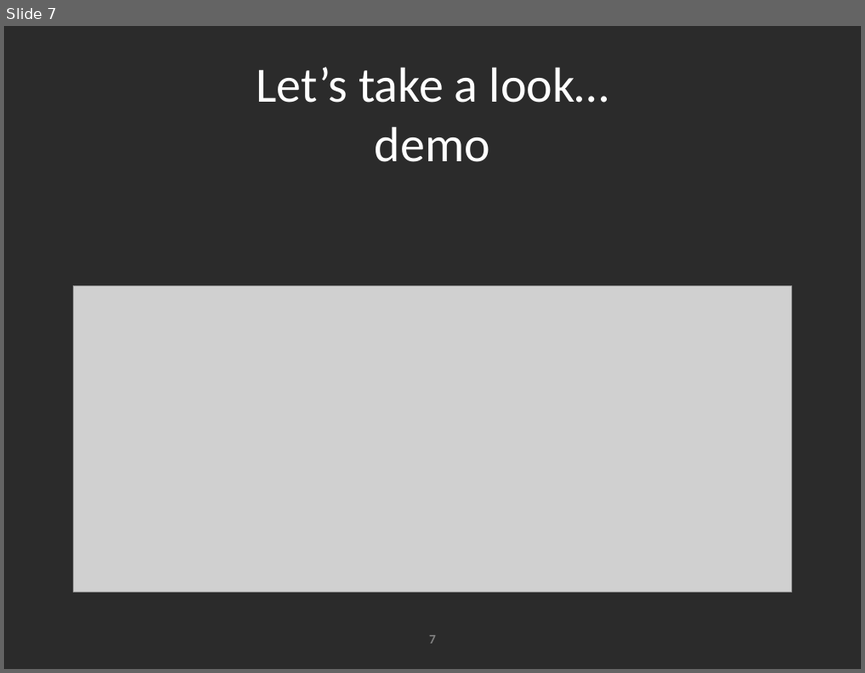
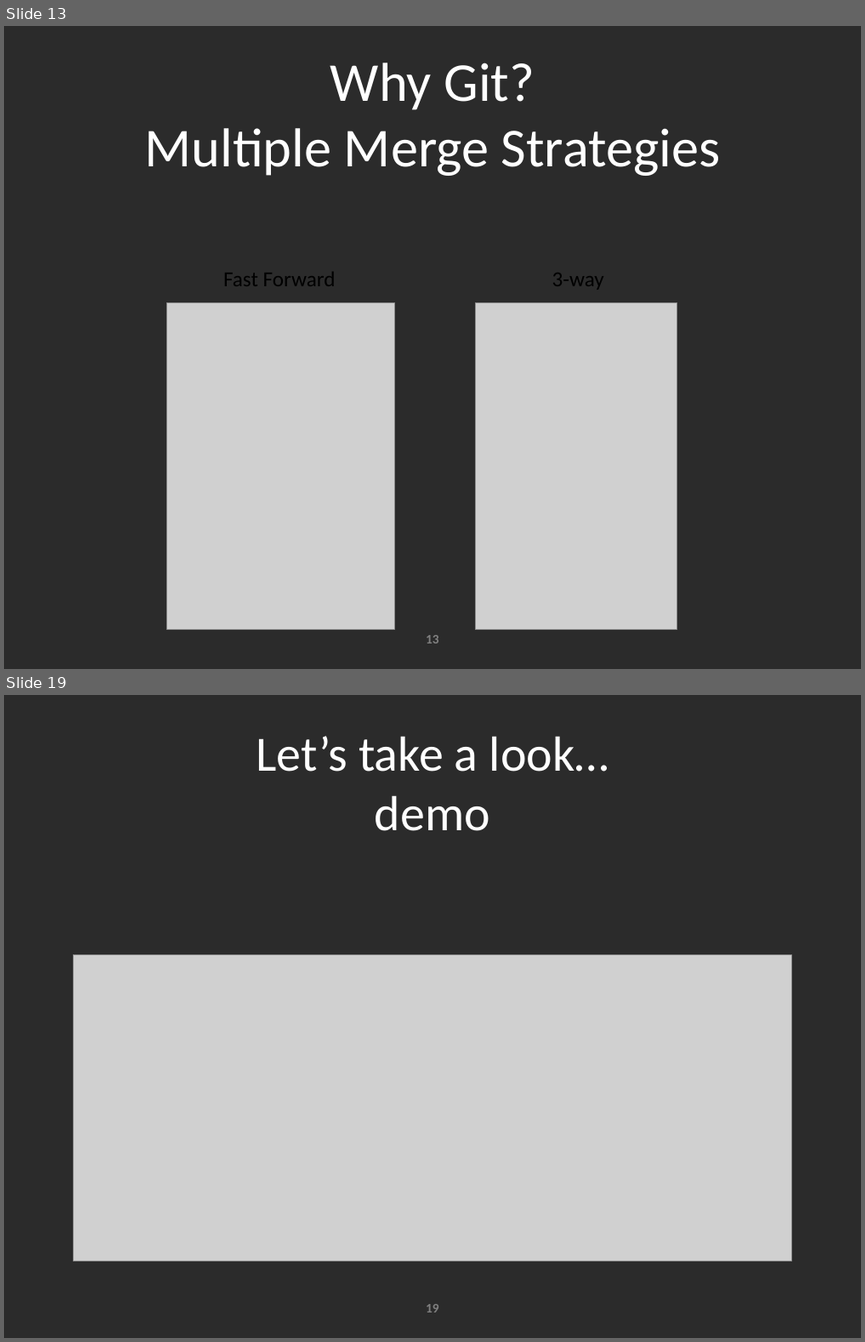
Before and after one commit to kevin-j-m/fedex-day, a slide deck: Fed Ex Days - Source Code Control presentation.pptx. Shown one above the other, each under a label of ours: slide 7 before the commit, slides 13 and 19 after it; the slides between them are not shown. The pictures are 865x673 and 865x1342 pixels, drawn with LibreOffice and Linux fonts; fonts in the diff are those of the drawing; grey boxes stand for pictures; background and template pictures are left out; a plain dark background stands for a picture behind light text. Boxes give left, top, right and bottom in pixels: in the first picture for what was removed or moved away, otherwise in the second. Text is boxed around its words. In the diff, an @@ line names an element or a change of style, - is before the commit and + after.

```diff
--- a/Fed Ex Days - Source Code Control presentation.pptx
+++ b/Fed Ex Days - Source Code Control presentation.pptx
@@ slide 13 added at bbox=[4, 26, 861, 669], background picture (left out) @@
@@ title added at bbox=[144, 63, 721, 176], 46 pt, text #FFFFFF @@
+Why Git?
+Multiple Merge Strategies
@@ text added at bbox=[223, 272, 336, 286], 18 pt, text #000000 @@
+Fast Forward
@@ text added at bbox=[552, 272, 604, 290], 18 pt, text #000000 @@
+3-way
@@ picture added at bbox=[167, 303, 395, 630] @@
@@ picture added at bbox=[475, 303, 676, 630] @@
@@ page number added at bbox=[426, 635, 439, 643], 11 pt, text #808080, bold @@
+13
@@ what was slide 7 is now slide 19 @@
@@ page number at bbox=[426, 1304, 439, 1312]: text changed @@
-7
+19
```
Also in this commit, not shown: 6 slides changed, 15 other slides added, 1 slide removed.
